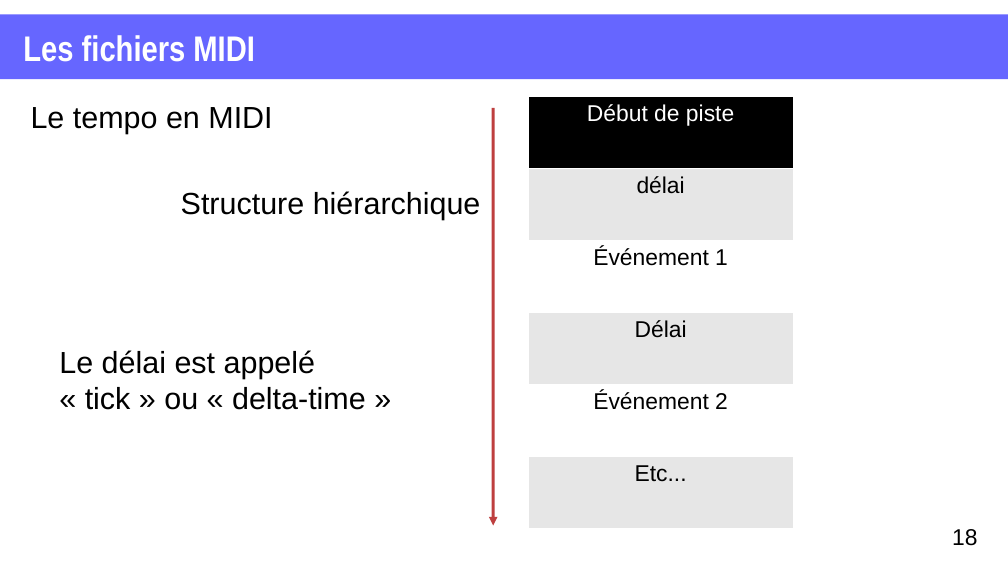
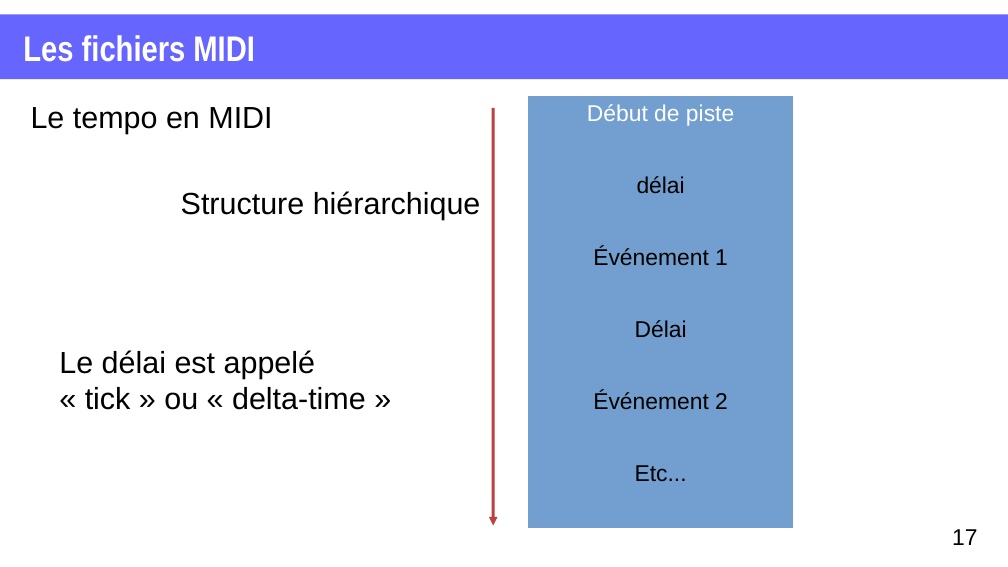
Before and after one commit to XgLsuLzRMy/Composition-Musicale-par-Reseau-de-Neurones, a slide deck: slide 17 of projet.odp (slide 18 before the commit). Drawn at 1008x567 pixels with LibreOffice and Linux fonts; fonts in the diff are those of the drawing. Boxes give left, top, right and bottom in pixels: in the first picture for what was removed or moved away, otherwise in the second. Text is boxed around its words. In the diff, an @@ line names an element or a change of style, - is before the commit and + after.

```diff
--- a/projet.odp
+++ b/projet.odp
@@ table at <box>529,96,794,528</box> @@
@@ fill #000000 to #729FCF in row 1, column 1 @@
@@ fill #E6E6E6 to #729FCF in 3 cells @@
@@ fill #FFFFFF to #729FCF in 2 cells @@
@@ borders changed @@
@@ page number at <box>952,529,977,545</box>: text changed @@
-18
+17
```
Also in this commit, not shown: 8 other slides changed, 1 slide added, 2 slides removed.
